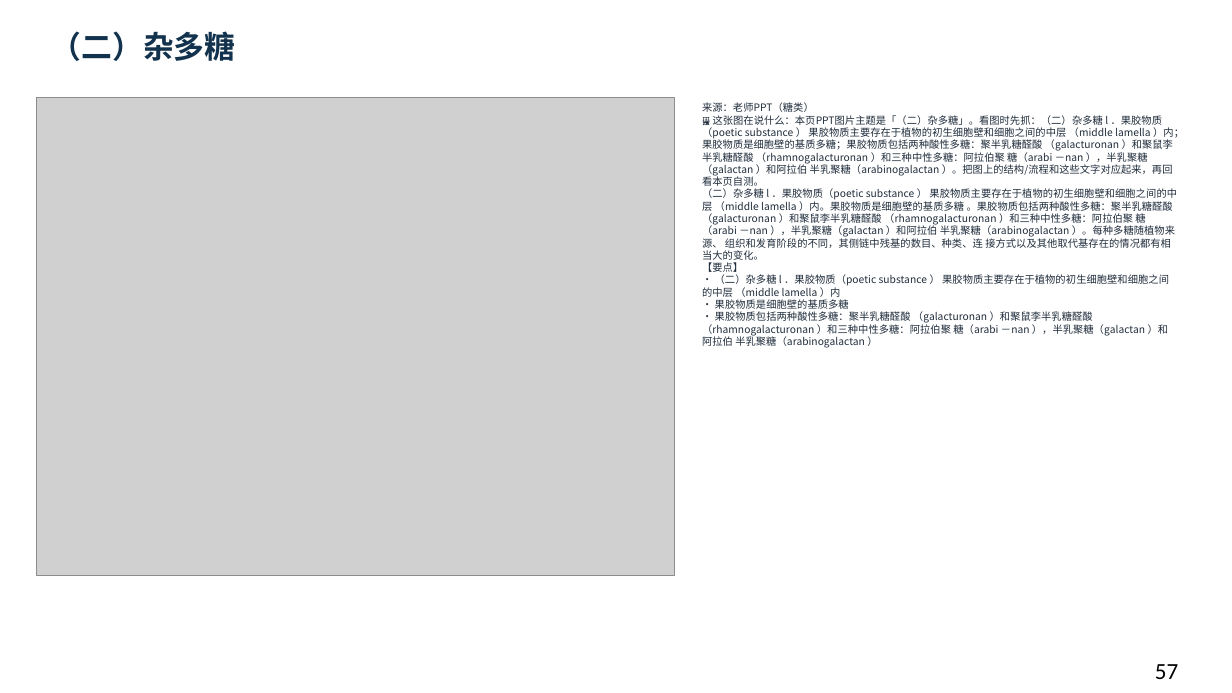
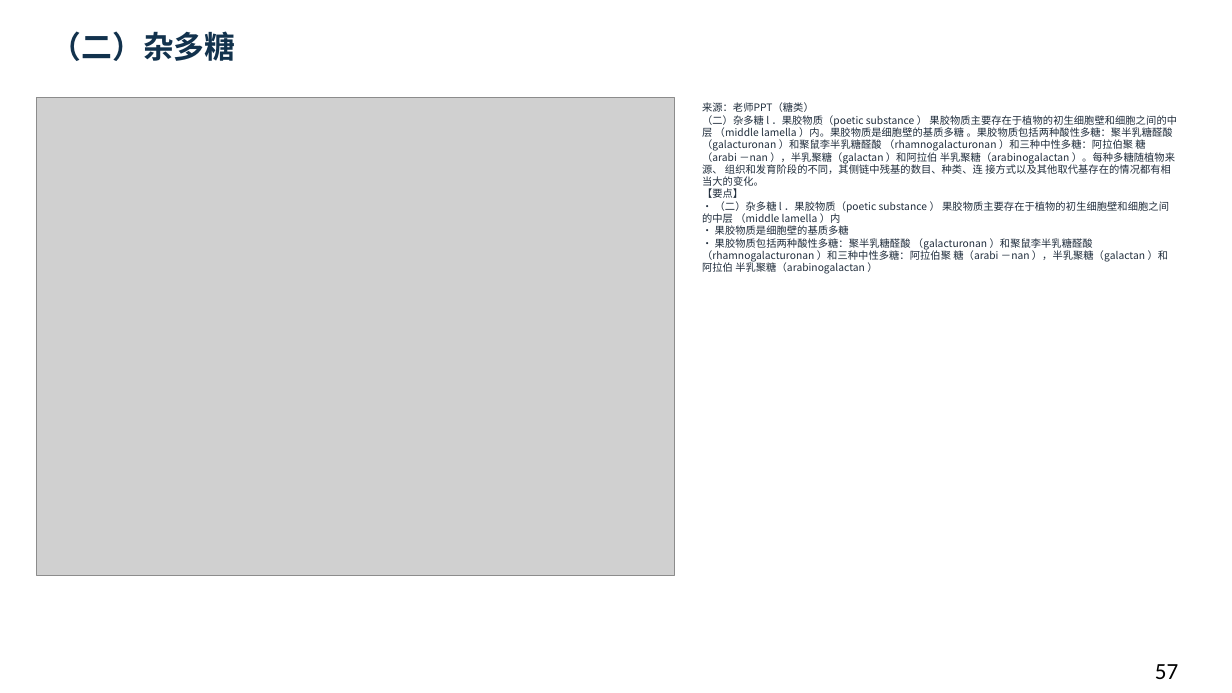
Before and after one commit to newkan-li/Biochemistry, a slide deck: slide 57 of downloads/bc09-ai-style.pptx. Drawn at 1232x693 pixels with LibreOffice and Linux fonts; fonts in the diff are those of the drawing; grey boxes stand for pictures. Boxes give left, top, right and bottom in pixels: in the first picture for what was removed or moved away, otherwise in the second. Text is boxed around its words. In the diff, an @@ line names an element or a change of style, - is before the commit and + after.

```diff
--- a/downloads/bc09-ai-style.pptx
+++ b/downloads/bc09-ai-style.pptx
@@ text at (702, 102, 1177, 274): text changed @@
-来源：老师PPT（糖类）
-🖼 这张图在说什么：本页PPT图片主题是「（二）杂多糖」。看图时先抓：（二）杂多糖 l ．果胶物质（poetic substance ） 果胶物质主要存在于植物的初生细胞壁和细胞之间的中层 （middle lamella ）内；果胶物质是细胞壁的基质多糖；果胶物质包括两种酸性多糖：聚半乳糖醛酸 （galacturonan ）和聚鼠李半乳糖醛酸 （rhamnogalacturonan ）和三种中性多糖：阿拉伯聚 糖（arabi －nan ），半乳聚糖（galactan ）和阿拉伯 半乳聚糖（arabinogalactan ）。把图上的结构/流程和这些文字对应起来，再回看本页自测。
-（二）杂多糖 l ．果胶物质（poetic substance ） 果胶物质主要存在于植物的初生细胞壁和细胞之间的中层 （middle lamella ）内。果胶物质是细胞壁的基质多糖 。果胶物质包括两种酸性多糖：聚半乳糖醛酸 （galacturonan ）和聚鼠李半乳糖醛酸 （rhamnogalacturonan ）和三种中性多糖：阿拉伯聚 糖（arabi －nan ），半乳聚糖（galactan ）和阿拉伯 半乳聚糖（arabinogalactan ）。每种多糖随植物来源、 组织和发育阶段的不同，其侧链中残基的数目、种类、连 接方式以及其他取代基存在的情况都有相当大的变化。
-【要点】
-• （二）杂多糖 l ．果胶物质（poetic substance ） 果胶物质主要存在于植物的初生细胞壁和细胞之间的中层 （middle lamella ）内
-• 果胶物质是细胞壁的基质多糖
-• 果胶物质包括两种酸性多糖：聚半乳糖醛酸 （galacturonan ）和聚鼠李半乳糖醛酸 （rhamnogalacturonan ）和三种中性多糖：阿拉伯聚 糖（arabi －nan ），半乳聚糖（galactan ）和阿拉伯 半乳聚糖（arabinogalactan ）
+来源：老师PPT（糖类）
+（二）杂多糖 l ．果胶物质（poetic substance ） 果胶物质主要存在于植物的初生细胞壁和细胞之间的中层 （middle lamella ）内。果胶物质是细胞壁的基质多糖 。果胶物质包括两种酸性多糖：聚半乳糖醛酸 （galacturonan ）和聚鼠李半乳糖醛酸 （rhamnogalacturonan ）和三种中性多糖：阿拉伯聚 糖（arabi －nan ），半乳聚糖（galactan ）和阿拉伯 半乳聚糖（arabinogalactan ）。每种多糖随植物来源、 组织和发育阶段的不同，其侧链中残基的数目、种类、连 接方式以及其他取代基存在的情况都有相当大的变化。
+【要点】
+• （二）杂多糖 l ．果胶物质（poetic substance ） 果胶物质主要存在于植物的初生细胞壁和细胞之间的中层 （middle lamella ）内
+• 果胶物质是细胞壁的基质多糖
+• 果胶物质包括两种酸性多糖：聚半乳糖醛酸 （galacturonan ）和聚鼠李半乳糖醛酸 （rhamnogalacturonan ）和三种中性多糖：阿拉伯聚 糖（arabi －nan ），半乳聚糖（galactan ）和阿拉伯 半乳聚糖（arabinogalactan ）
```
Also in this commit, not shown: 56 other slides changed, 20 other files.
